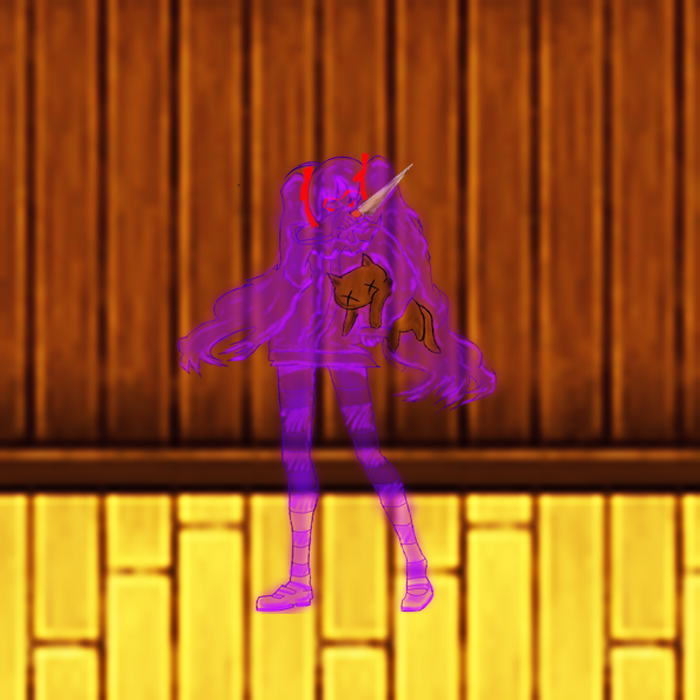
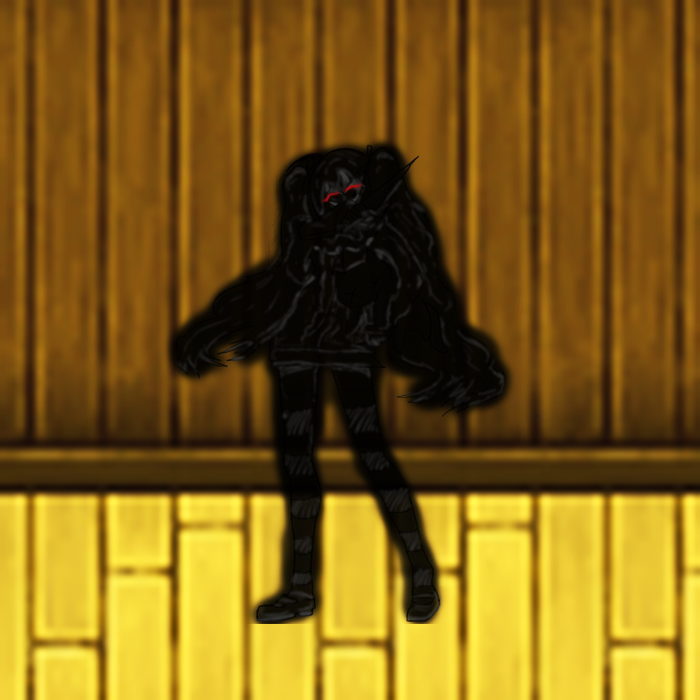
Two versions of the same layered image (700x700). Layer-by-layer changes:
added layer "레이어 1" above "Layer 1" over left=160, top=118, right=541, bottom=624
hid "Layer 1" over left=172, top=145, right=510, bottom=614
